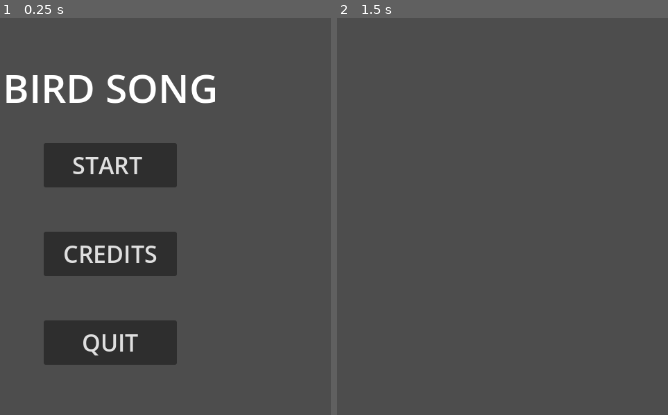
Above: before the commit, frames 1-2 (left to right).
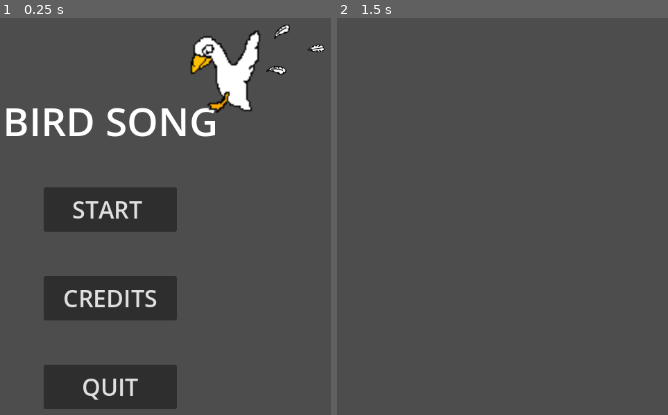
Above: after the commit, the same moments.

Repository: HapKat/Bird-Song
Game: Godot game, scene res://TitleScreen/title_screen.tscn
Two runs of this game, one before a commit and one after it. Both use one fixed random seed, a clock stepped at 60 frames per second and the inputs below.
Inputs:
- Up to frame 1 (0.25 s): no input
- Up to frame 2 (1.5 s): click "START" at 0.5 s; tap Enter at 1.25 s

The runs differ from the first frame. In frame 1, 33% of the frame differs, in the area x 1-99%, y 1-99%; in frame 2, nothing differs.

Commit message:
added goose to title screen

Diff:
--- a/TitleScreen/title_screen.tscn
+++ b/TitleScreen/title_screen.tscn
@@ -1,6 +1,8 @@
-[gd_scene load_steps=2 format=3 uid="uid://dnixppade4tde"]
+[gd_scene load_steps=4 format=3 uid="uid://dnixppade4tde"]
 
 [ext_resource type="Script" uid="uid://c0rfe8b6ecx41" path="res://TitleScreen/title_screen.gd" id="1_3obt4"]
+[ext_resource type="PackedScene" uid="uid://cupbxg026r421" path="res://generalGame/scenes/birds/goose.tscn" id="2_xvftn"]
+[ext_resource type="Texture2D" uid="uid://6eamknichg1v" path="res://generalGame/assets/birds/goose_feathers.png" id="3_ux371"]
 
 [node name="TitleScreen" type="Node2D"]
 
@@ -19,42 +21,68 @@
 [node name="Start" type="Button" parent="TitleScreen/Buttons"]
 layout_mode = 0
 offset_left = 448.0
-offset_top = 192.0
+offset_top = 256.0
 offset_right = 640.0
-offset_bottom = 256.0
+offset_bottom = 320.0
 theme_override_font_sizes/font_size = 34
 text = "START "
 
 [node name="credits" type="Button" parent="TitleScreen/Buttons"]
 layout_mode = 0
 offset_left = 448.0
-offset_top = 320.0
+offset_top = 384.0
 offset_right = 640.0
-offset_bottom = 384.0
+offset_bottom = 448.0
 theme_override_font_sizes/font_size = 34
 text = "CREDITS"
 
 [node name="quit" type="Button" parent="TitleScreen/Buttons"]
 layout_mode = 0
 offset_left = 448.0
-offset_top = 448.0
+offset_top = 512.0
 offset_right = 640.0
-offset_bottom = 512.0
+offset_bottom = 576.0
 theme_override_font_sizes/font_size = 34
 text = "QUIT"
 
 [node name="RichTextLabel" type="RichTextLabel" parent="TitleScreen"]
 layout_mode = 0
 offset_left = 320.0
-offset_top = 64.0
+offset_top = 112.0
 offset_right = 768.0
-offset_bottom = 160.0
+offset_bottom = 208.0
 theme_override_font_sizes/normal_font_size = 57
 text = "BIRD SONG"
 scroll_active = false
 horizontal_alignment = 1
 vertical_alignment = 1
 
+[node name="goose" type="Node" parent="."]
+
+[node name="Goose" parent="goose" instance=ExtResource("2_xvftn")]
+position = Vector2(712, 88)
+scale = Vector2(2, 2)
+
+[node name="GooseFeathers" type="Sprite2D" parent="goose"]
+position = Vector2(792, 32)
+texture = ExtResource("3_ux371")
+region_enabled = true
+region_rect = Rect2(22, 24, 23, 21)
+
+[node name="GooseFeathers2" type="Sprite2D" parent="goose"]
+position = Vector2(784.00006, 88)
+rotation = 0.71733034
+texture = ExtResource("3_ux371")
+region_enabled = true
+region_rect = Rect2(22, 24, 23, 21)
+
+[node name="GooseFeathers3" type="Sprite2D" parent="goose"]
+position = Vector2(839.99994, 56)
+rotation = 1.436406
+texture = ExtResource("3_ux371")
+region_enabled = true
+region_rect = Rect2(92, 19, 11, 25)
+
 [connection signal="pressed" from="TitleScreen/Buttons/Start" to="TitleScreen" method="_on_start_pressed"]
 [connection signal="pressed" from="TitleScreen/Buttons/credits" to="TitleScreen" method="_on_credits_pressed"]
 [connection signal="pressed" from="TitleScreen/Buttons/quit" to="TitleScreen" method="_on_quit_pressed"]
--- /dev/null
+++ b/generalGame/assets/birds/feather.tscn
@@ -0,0 +1,8 @@
+[gd_scene load_steps=2 format=3 uid="uid://cnpne0dxhon7i"]
+
+[ext_resource type="Texture2D" uid="uid://6eamknichg1v" path="res://generalGame/assets/birds/goose_feathers.png" id="1_4bms6"]
+
+[node name="feather" type="StaticBody2D"]
+
+[node name="Sprite2D" type="Sprite2D" parent="."]
+texture = ExtResource("1_4bms6")
--- /dev/null
+++ b/generalGame/scenes/birds/goose.tscn
@@ -0,0 +1,8 @@
+[gd_scene load_steps=2 format=3 uid="uid://cupbxg026r421"]
+
+[ext_resource type="Texture2D" uid="uid://bg10gipgc07b1" path="res://generalGame/assets/birds/goose_flying.png" id="1_a1ql5"]
+
+[node name="Goose" type="CharacterBody2D"]
+
+[node name="Sprite2D" type="Sprite2D" parent="."]
+texture = ExtResource("1_a1ql5")
Binary file added: generalGame/assets/birds/goose_feathers.png
Not shown, added: generalGame/assets/birds/goose_feathers.png.import
Binary file added: generalGame/assets/birds/goose_flying.png
Not shown, added: generalGame/assets/birds/goose_flying.png.import
